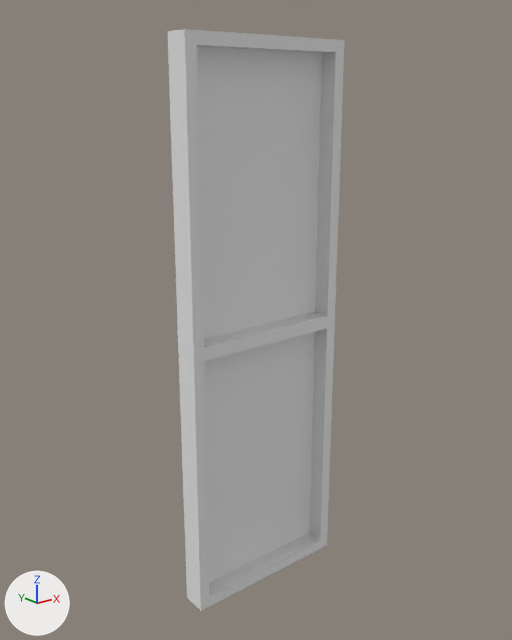
The FBX model FBX/Assets/House/Blinds_low.fbx: old version first, new version second.
Camera for both pictures: a camera (50 mm lens) standing at (-1.01, -1.613, -0.157) and looking at (0.266, -0.019, -0.794). The lights are fixed; the arrows at lower left show +X, +Y and +Z. The first picture is the older version.

Script lines for the objects in view, before the commit:
```python
me_cube = bpy.data.meshes.new('Cube')
me_cube.from_pydata(...)  # 32 vertices, 30 faces; spans x 0.0..0.54, y -0.08..0.0, z -1.67..0.0
ob_blinds_low = bpy.data.objects.new('Blinds_low', me_cube)
ob_blinds_low.location = (0.0, 0.0, 0.0)
```
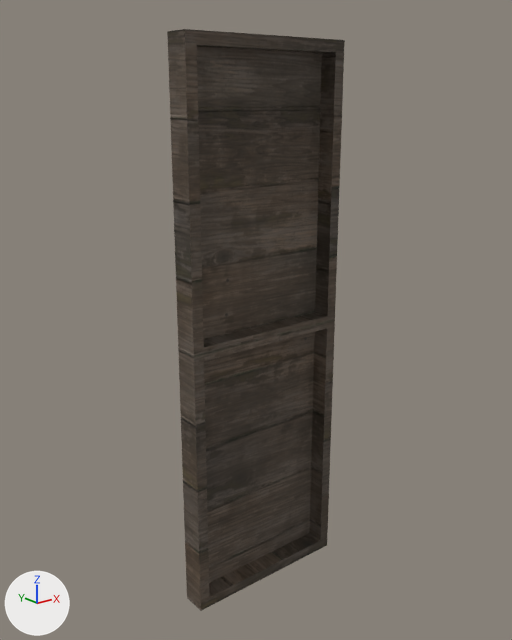
Pixel boxes [x1, y1, x2, y2] of what changed, in the pictures (512 x 640 px):
'Blinds_low', recoloured (darker)
    both: [167, 29, 345, 611]

What the commit changed:
Picture 'Planks023B_2K-JPG_Metalness.jpg' (img_planks023b_2k_jpg_metalness_jpg) is new.
Picture 'Planks023B_2K-JPG_Roughness.jpg' (img_planks023b_2k_jpg_roughness_jpg) is new.
Picture 'Planks023B_2K-JPG_NormalDX.jpg' (img_planks023b_2k_jpg_normaldx_jpg) is new.
Picture 'Planks023B_2K-JPG_Color.jpg' (img_planks023b_2k_jpg_color_jpg) is new.
Material 'Planks' (mat_planks) is new.
Uses the picture img_planks023b_2k_jpg_color_jpg.
Uses the picture img_planks023b_2k_jpg_metalness_jpg.
Uses the picture img_planks023b_2k_jpg_normaldx_jpg.
Uses the picture img_planks023b_2k_jpg_roughness_jpg.
me_cube has 32 vertices, 30 faces and spans x 0.0..0.54, y -0.08..0.0, z -1.67..0.0.
me_cube gains material mat_planks.
